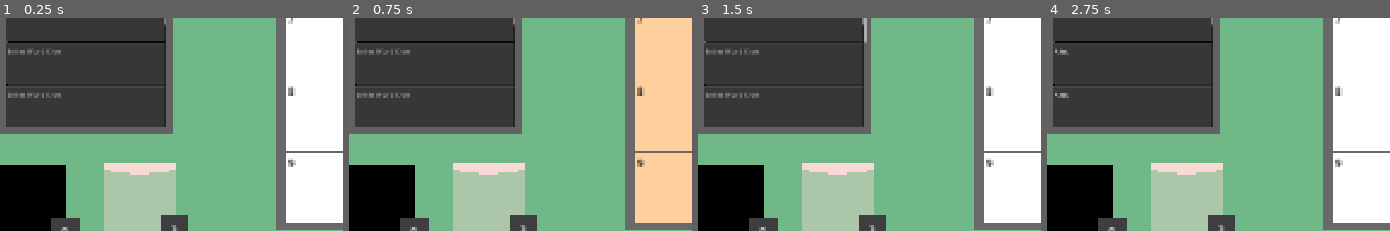
Above: before the commit, frames 1-4 (left to right).
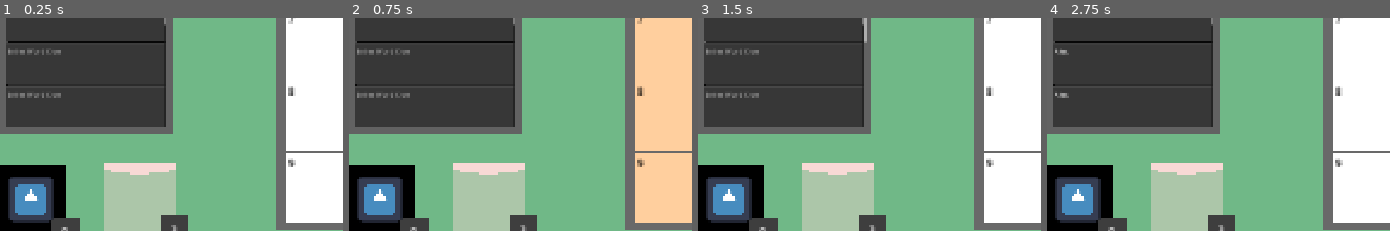
Above: after the commit, the same moments.

Repository: tagetjerngren/WordCrossing
Game: Godot game, scene res://Scenes/level.tscn
Two runs of this game, one before a commit and one after it. Both use one fixed random seed, a clock stepped at 60 frames per second and the inputs below. The engine's default icon, where the game draws it, is replaced by a stand-in: a white triangle on a blue panel in a dark square.
Inputs (mouse positions are % of the whole screen's width and height, from its top left):
- Up to frame 1 (0.25 s): no input
- Up to frame 2 (0.75 s): click (17, 16) at 0.52 s; type "Alex" at 0.6 s
- Up to frame 3 (1.5 s): click (17, 26) at 0.75 s; type "Alex" at 0.83 s; click (17, 36) at 0.98 s; type "Alex" at 1.07 s; click (17, 46) at 1.27 s; type "Alex" at 1.35 s
- Up to frame 4 (2.75 s): click (17, 56) at 1.5 s; type "Alex" at 1.58 s; click (17, 67) at 1.73 s; type "Alex" at 1.82 s; click (17, 77) at 2.02 s; type "Alex" at 2.1 s; click (17, 87) at 2.25 s; type "Alex" at 2.33 s; click (17, 97) at 2.48 s; type "Alex" at 2.57 s
The pictures show only the part of the screen within x 4-54%, y 46-96%; the shares and areas given below are measured in that part.

The runs differ from the first frame. In frame 1, 2.8% of the frame differs, in the area x 2-16%, y 74-97%; in frame 2, 2.8%; in frame 3, 2.8%; in frame 4, 2.8%.

Commit message:
Feat: Add image to block tile and make right click delete blocks and word tiles

Diff:
--- a/Scenes/block_tile.tscn
+++ b/Scenes/block_tile.tscn
@@ -1,6 +1,7 @@
 [gd_scene format=3 uid="uid://bxvye3lxwcbq1"]
 
 [ext_resource type="Script" uid="uid://dv74tt2arx8b4" path="res://Scripts/block_tile.gd" id="1_xv6c8"]
+[ext_resource type="Texture2D" uid="uid://cm5qh8pwsfu6v" path="res://icon.svg" id="2_ggx4g"]
 
 [sub_resource type="RectangleShape2D" id="RectangleShape2D_20e5e"]
 size = Vector2(100, 100)
@@ -19,4 +20,8 @@
 mouse_filter = 2
 color = Color(0, 0, 0, 1)
 
+[node name="Sprite2D" type="Sprite2D" parent="." unique_id=1607324829]
+scale = Vector2(0.5, 0.5)
+texture = ExtResource("2_ggx4g")
+
 [connection signal="input_event" from="." to="." method="_on_input_event"]
--- a/Scenes/block_tile_spawn.tscn
+++ b/Scenes/block_tile_spawn.tscn
@@ -1,6 +1,7 @@
 [gd_scene format=3 uid="uid://hkugd1j5ibmb"]
 
 [ext_resource type="Script" uid="uid://bx21ednxdp6it" path="res://Scripts/block_tile_spawn.gd" id="1_4trra"]
+[ext_resource type="Texture2D" uid="uid://cm5qh8pwsfu6v" path="res://icon.svg" id="2_j6wwc"]
 
 [sub_resource type="RectangleShape2D" id="RectangleShape2D_fpc0v"]
 size = Vector2(100, 100)
@@ -35,4 +36,8 @@
 horizontal_alignment = 1
 vertical_alignment = 1
 
+[node name="Sprite2D" type="Sprite2D" parent="." unique_id=74152027]
+scale = Vector2(0.5, 0.5)
+texture = ExtResource("2_j6wwc")
+
 [connection signal="input_event" from="." to="." method="_on_input_event"]
--- a/Scripts/block_tile.gd
+++ b/Scripts/block_tile.gd
@@ -67,3 +67,7 @@
 		$"../Grid".SetTileNumbers()
 		$"../Grid".SetHintList()
 		$"../Grid".EvaluatePuzzle()
+
+	if event is InputEventMouseButton and event.button_index == MOUSE_BUTTON_RIGHT and event.is_pressed():
+		DeleteSelf()
+		$"../Grid".EvaluatePuzzle()
--- a/Scripts/block_tile_spawn.gd
+++ b/Scripts/block_tile_spawn.gd
@@ -19,7 +19,7 @@
 	UpdateAvailableTilesText()
 
 func _on_input_event(viewport: Node, event: InputEvent, shape_idx: int) -> void:
-	if event is InputEventMouseButton and event.is_pressed() and AvailableTiles > 0:
+	if event is InputEventMouseButton and event.button_index == MOUSE_BUTTON_LEFT and event.is_pressed() and AvailableTiles > 0:
 		var block_tile : BlockTile = BLOCK_TILE.instantiate()
 		get_parent().add_child(block_tile)
 		block_tile.global_position = get_viewport().get_mouse_position()
--- a/Scripts/word_start_tile.gd
+++ b/Scripts/word_start_tile.gd
@@ -26,8 +26,8 @@
 				CurrentDirection = Constants.Highlight.ColumnActive
 
 func DeleteSelf():
-	#Spawner.AvailableTiles += 1
-	#Spawner.UpdateAvailableTilesText()
+	Spawner.AvailableTiles += 1
+	Spawner.UpdateAvailableTilesText()
 	queue_free()
 
 func _on_input_event(viewport: Node, event: InputEvent, shape_idx: int) -> void:
@@ -59,11 +59,12 @@
 					distance = tile.global_position.distance_to(position)
 			global_position = closest_tile.global_position
 			closest_tile.SetWordStart(true, CurrentDirection)
-			#closest_tile.SetBlocked(true)
-			#closest_tile.Owner.SetTileNumbers()
-			#closest_tile.Owner.SetHintList()
 			CoveredTile = closest_tile
 		else:
 			DeleteSelf()
 
 		$"../Grid".EvaluatePuzzle()
+
+	if event is InputEventMouseButton and event.button_index == MOUSE_BUTTON_RIGHT and event.is_pressed():
+		DeleteSelf()
+		$"../Grid".EvaluatePuzzle()
--- a/Scripts/word_start_tile_spawn.gd
+++ b/Scripts/word_start_tile_spawn.gd
@@ -19,7 +19,7 @@
 	UpdateAvailableTilesText()
 
 func _on_input_event(viewport: Node, event: InputEvent, shape_idx: int) -> void:
-	if event is InputEventMouseButton and event.is_pressed() and AvailableTiles > 0:
+	if event is InputEventMouseButton and event.is_pressed() and event.button_index == MOUSE_BUTTON_LEFT and AvailableTiles > 0:
 		var word_start_tile : WordStartTile = WORD_START_TILE.instantiate()
 		get_parent().add_child(word_start_tile)
 		word_start_tile.global_position = get_viewport().get_mouse_position()
